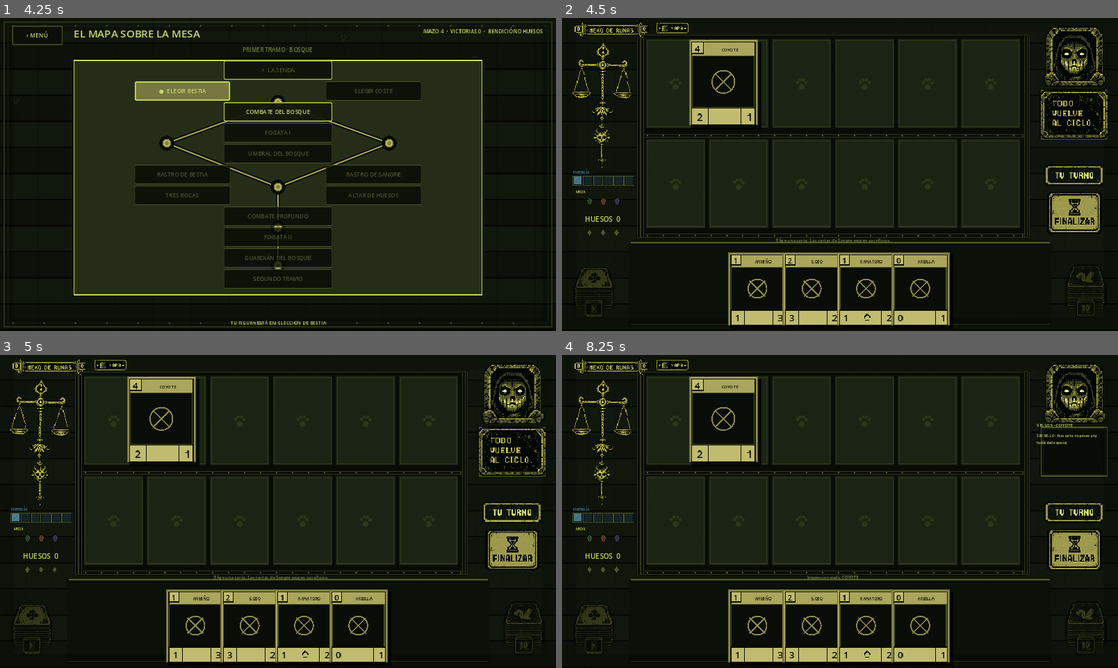
Above: before the commit, frames 1-4 (two rows, left to right).
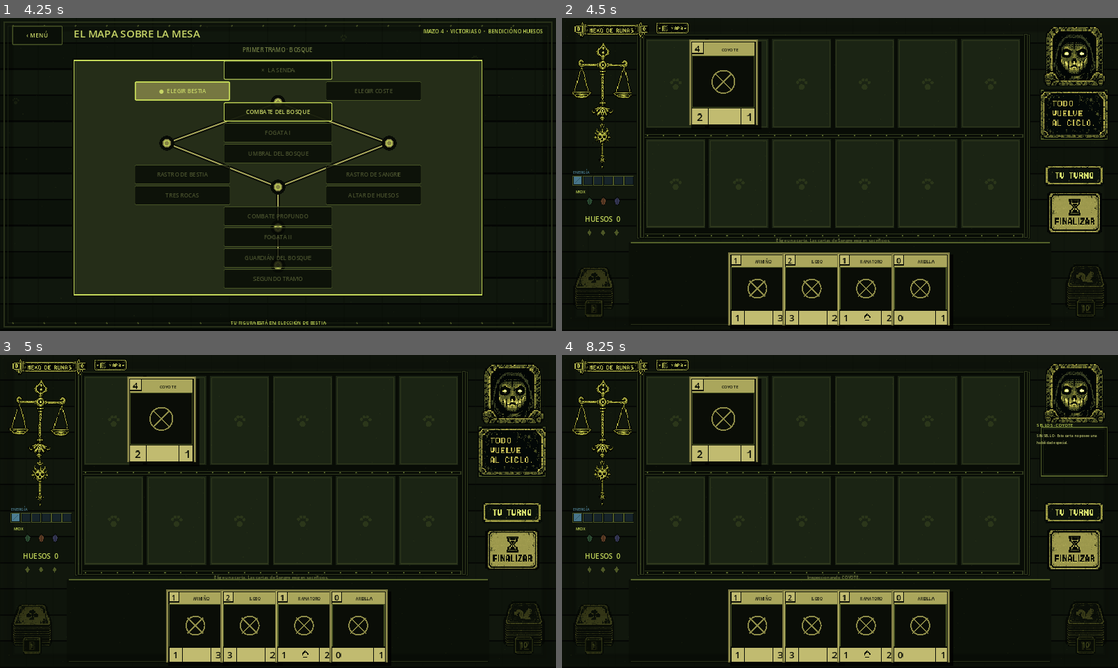
Above: after the commit, the same moments.

Repository: LoloscarPrr/Nexo-de-runas-v2
Game: Godot game, scene res://scenes/main.tscn
Two runs of this game, one before a commit and one after it. Both use one fixed random seed, a clock stepped at 60 frames per second and the inputs below.
Inputs (mouse positions are in pixels of both pictures, inside the frame that each line leads up to):
- Up to frame 1 (4.25 s): click "NUEVA PARTIDA INICIAR EL CICLO" at 0.5 s; click "‹ MENÚ" at 1.25 s; click "NUEVA PARTIDA INICIAR EL CICLO" at 2 s; click "ELEGIR BESTIA" at 2.75 s; click (166, 152) at 3.52 s
- Up to frame 2 (4.5 s): click "COMBATE DEL BOSQUE" at 4.25 s
- Up to frame 3 (5 s): no input
- Up to frame 4 (8.25 s): click (673, 364) at 5 s; click "‹ MENÚ" at 5.75 s; click "CONTINUAR VOLVER AL TABLERO" at 6.5 s; click "COMBATE DEL BOSQUE" at 7.25 s; click (723, 420) at 8 s

Frame 1 is identical in both runs. In frame 2, 0.5% of the frame differs, in the area x 2-98%, y 2-51%; in frame 3, less than 0.1%; in frame 4, 0.5%.

Commit message:
Deepen physical animation for canonical sketches

Diff:
--- a/scripts/ui/mockup_hud/animated_sketch_sprite.gd
+++ b/scripts/ui/mockup_hud/animated_sketch_sprite.gd
@@ -2,11 +2,18 @@
 
 const SketchAtlasScript = preload("res://scripts/ui/mockup_hud/sketch_atlas.gd")
 
+## Animador común para los bocetos canónicos extraídos del mockup.
+## El movimiento debe sentirse físico: respiración, flotación, deriva y reacción,
+## nunca como widgets flotantes independientes del tablero.
 var sketch_key := ""
 var float_pixels := 0.0
+var drift_pixels := Vector2.ZERO
 var sway_degrees := 0.0
 var breathe_scale := 0.0
 var pulse_glow := false
+var glow_strength := 0.045
+var flicker_strength := 0.0
+var phase_offset := 0.0
 var pivot_ratio := Vector2(0.5, 0.5)
 var target_rotation_degrees := 0.0
 var time := 0.0
@@ -44,21 +51,34 @@
 
 func _process(delta: float) -> void:
 	time += delta
-	hit_strength = maxf(0.0, hit_strength - delta * 6.5)
-	flash_strength = maxf(0.0, flash_strength - delta * 3.5)
+	hit_strength = maxf(0.0, hit_strength - delta * 5.4)
+	flash_strength = maxf(0.0, flash_strength - delta * 2.8)
 	if not _base_set:
 		return
 
-	var float_y := sin(time * TAU / 1.9) * float_pixels
-	var shake_x := sin(time * 72.0) * 4.0 * hit_strength
-	position = _base_position + Vector2(shake_x, float_y)
-	rotation_degrees = target_rotation_degrees + sin(time * TAU / 2.2) * sway_degrees
+	var phase := time + phase_offset
+	var float_y := sin(phase * TAU / 2.15) * float_pixels
+	var drift_x := sin(phase * TAU / 3.7 + 0.65) * drift_pixels.x
+	var drift_y := cos(phase * TAU / 3.1 + 1.10) * drift_pixels.y
+	var shake_x := sin(time * 76.0 + phase_offset) * 5.0 * hit_strength
+	var shake_y := cos(time * 58.0 + phase_offset * 0.7) * 1.8 * hit_strength
+	position = _base_position + Vector2(drift_x + shake_x, float_y + drift_y + shake_y)
 
-	var breathing := 1.0 + sin(time * TAU / 2.3) * breathe_scale
-	var flash_pop := 1.0 + flash_strength * 0.035
-	scale = Vector2.ONE * breathing * flash_pop
+	var idle_sway := sin(phase * TAU / 2.55) * sway_degrees
+	var impact_sway := sin(time * 91.0) * 1.5 * hit_strength
+	rotation_degrees = target_rotation_degrees + idle_sway + impact_sway
 
-	var alpha := 0.72 if surrender_dim else 1.0
-	var glow := 0.04 * sin(time * 2.1) if pulse_glow else 0.0
-	var add := 0.10 * flash_strength + glow
+	var breath_wave := sin(phase * TAU / 2.45)
+	var breathing := 1.0 + breath_wave * breathe_scale
+	var flash_pop := 1.0 + flash_strength * 0.045
+	var hit_squash := 1.0 - hit_strength * 0.018
+	scale = Vector2(breathing * flash_pop, breathing * flash_pop * hit_squash)
+
+	var alpha := 0.68 if surrender_dim else 1.0
+	var glow_wave := 0.5 + 0.5 * sin(phase * 2.25)
+	var glow := glow_strength * glow_wave if pulse_glow else 0.0
+	var flicker := 0.0
+	if flicker_strength > 0.0:
+		flicker = (sin(phase * 13.7) * 0.5 + sin(phase * 31.1) * 0.25) * flicker_strength
+	var add := 0.12 * flash_strength + glow + flicker
 	modulate = Color(1.0 + add, 1.0 + add, 1.0 + add * 0.55, alpha)
